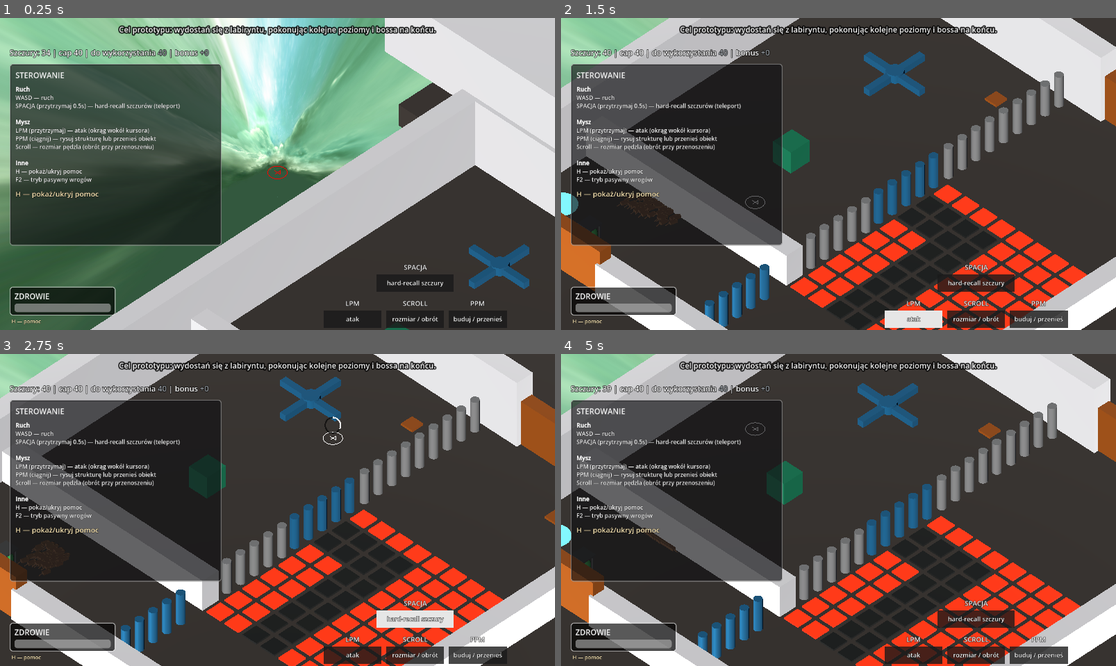
Above: before the commit, frames 1-4 (two rows, left to right).
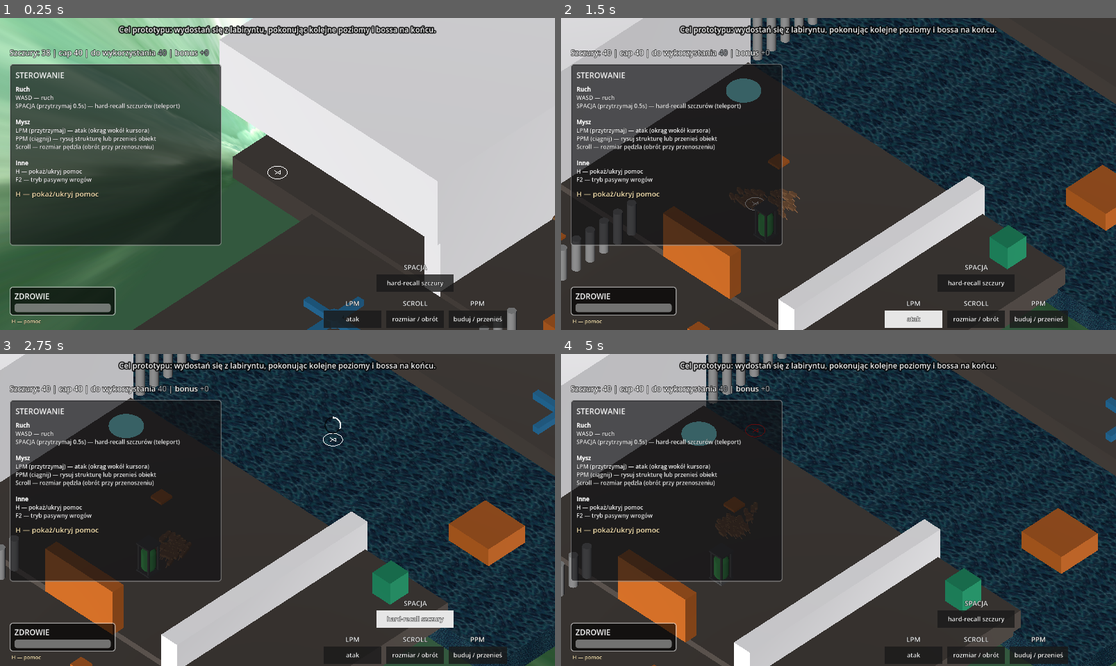
Above: after the commit, the same moments.

Repository: VirtuaIL/ZTGK-Prototyp
Game: Godot game, scene res://scenes/main.tscn
Two runs of this game, one before a commit and one after it. Both use one fixed random seed, a clock stepped at 60 frames per second and the inputs below.
Inputs (mouse positions are in pixels of both pictures, inside the frame that each line leads up to):
- Up to frame 1 (0.25 s): no input
- Up to frame 2 (1.5 s): tap Enter at 0.5 s; move the mouse to (960, 158) at 0.52 s; hold D (move_right) 0.53-1.25 s; hold Space (recall_rats) 0.53-1.25 s; click (960, 158) at 0.67 s; drag from (727, 189) to (810, 236) at 1.27 s
- Up to frame 3 (2.75 s): move the mouse to (333, 441) at 2.02 s; hold D (move_right) from 2.03 s (still down); hold Space (recall_rats) from 2.03 s (still down); click (333, 441) at 2.17 s
- Up to frame 4 (5 s): release D (move_right) at 2.75 s; release Space (recall_rats) at 2.75 s; drag from (810, 572) to (672, 463) at 2.77 s; move the mouse to (1005, 556) at 3.52 s; hold A (move_left) 3.53-4.25 s; hold Space (recall_rats) 3.53-4.25 s; click (1005, 556) at 3.67 s; drag from (672, 463) to (755, 432) at 4.27 s

The runs differ from the first frame. In frame 1, 42% of the frame differs, in the area x 8-100%, y 0-100%; in frame 2, 63%; in frame 3, 66%; in frame 4, 66%, in the area x 0-100%, y 0-100%.

Commit message:
Constant Y-level for cursor preview

Diff:
--- a/scenes/levels/level_3_1.tscn
+++ b/scenes/levels/level_3_1.tscn
@@ -29,7 +29,7 @@
 [node name="Level3" type="Node3D" unique_id=1719073169]
 
 [node name="CameraCenter" type="Node3D" parent="." unique_id=988644282]
-transform = Transform3D(1, 0, 0, 0, 1, 0, 0, 0, 1, -4.432622, 0, -14.303774)
+transform = Transform3D(1, 0, 0, 0, 1, 0, 0, 0, 1, 3.0042505, 1.9073486e-06, 4.3401165)
 
 [node name="RatSpawns" type="Node3D" parent="." unique_id=1767960997]
 transform = Transform3D(1, 0, 0, 0, 1, 0, 0, 0, 1, 28.466793, 0, 10.3580885)
--- a/scenes/main.tscn
+++ b/scenes/main.tscn
@@ -8,7 +8,6 @@
 [ext_resource type="Script" uid="uid://ctc2bsnfge0om" path="res://scripts/skydome_follow.gd" id="7_skydome"]
 [ext_resource type="PackedScene" uid="uid://cc5i52fwmdxxr" path="res://scenes/levels/level_1_1.tscn" id="8_tipki"]
 [ext_resource type="PackedScene" uid="uid://jtyjfnfke2a5" path="res://scenes/levels/level_2_1.tscn" id="9_85g3d"]
-[ext_resource type="PackedScene" uid="uid://xwk3gx5566ja" path="res://scenes/levels/level_4_1.tscn" id="10_choun"]
 [ext_resource type="PackedScene" uid="uid://db2r84gbsgdwy" path="res://scenes/levels/level_3_1.tscn" id="11_ya4ey"]
 [ext_resource type="Script" uid="uid://bpnihsbr885pl" path="res://scripts/checkpoint.gd" id="20_gqmmt"]
 
@@ -65,7 +64,7 @@
 cursor_trail_max_length = 22.0
 
 [node name="Player" parent="." unique_id=1407634471 instance=ExtResource("2_player")]
-transform = Transform3D(1, 0, 0, 0, 1, 0, 0, 0, 1, -10.043327, -1.1444092e-05, -9.995989)
+transform = Transform3D(1, 0, 0, 0, 1, 0, 0, 0, 1, 3.774866, -1.1444092e-05, -40.94686)
 
 [node name="AbilityTimerHUD" type="CanvasLayer" parent="." unique_id=1316605137]
 script = ExtResource("7_ability_hud")
@@ -105,8 +104,5 @@
 [node name="Level2" parent="levels" unique_id=202538783 instance=ExtResource("9_85g3d")]
 transform = Transform3D(1, 0, 0, 0, 1, 0, 0, 0, 1, 4.530717, 0, -16.495487)
 
-[node name="Level4" parent="levels" unique_id=1632914966 instance=ExtResource("10_choun")]
-transform = Transform3D(1, 0, 0, 0, 1, 0, 0, 0, 1, -0.0013961792, 0.034557343, -91.721405)
-
 [node name="Level3" parent="levels" unique_id=769502724 instance=ExtResource("11_ya4ey")]
 transform = Transform3D(1, 0, 0, 0, 1, 0, 0, 0, 1, 2.862132, 9.536743e-07, -57.308643)
--- a/scripts/rat_manager.gd
+++ b/scripts/rat_manager.gd
@@ -1826,35 +1826,21 @@
 		return
 
 	var player_node: Node3D = get_tree().get_first_node_in_group("player") as Node3D
+	var constant_y: float = (player_node.global_position.y if player_node else 0.0) + build_surface_offset
+
+	var raw_pos := _get_mouse_pos_at_y(constant_y)
+	if raw_pos == Vector3.ZERO:
+		immediate_mesh.clear_surfaces()
+		return
+
 	var hit: Dictionary = _get_mouse_ground_hit()
-	var raw_pos: Vector3
-
-	if hit:
-		raw_pos = hit.position + hit.normal * build_surface_offset
-		if current_build_y <= -500.0:
-			current_build_y = raw_pos.y
-		raw_pos.y = current_build_y
-	elif current_build_y > -500.0:
-		var fallback := _get_mouse_pos_at_y(current_build_y)
-		if fallback == Vector3.ZERO:
-			immediate_mesh.clear_surfaces()
-			return
-		raw_pos = fallback
-	elif player_node:
-		var fallback := _get_mouse_pos_at_y(player_node.global_position.y)
-		if fallback == Vector3.ZERO:
-			immediate_mesh.clear_surfaces()
-			return
-		raw_pos = fallback
-	else:
-		immediate_mesh.clear_surfaces()
-		return
+	var is_invalid_surface: bool = hit.is_empty()
 
 	if build_draw_mode == DRAW_MODE_CIRCLE:
 		current_circle_center = raw_pos
 		var old_path = current_drawn_path.duplicate()
 		current_drawn_path.clear()
-		_update_circle_preview(hit.is_empty())
+		_update_circle_preview(is_invalid_surface)
 		current_drawn_path = old_path
 
 	elif build_draw_mode == DRAW_MODE_PATH:
